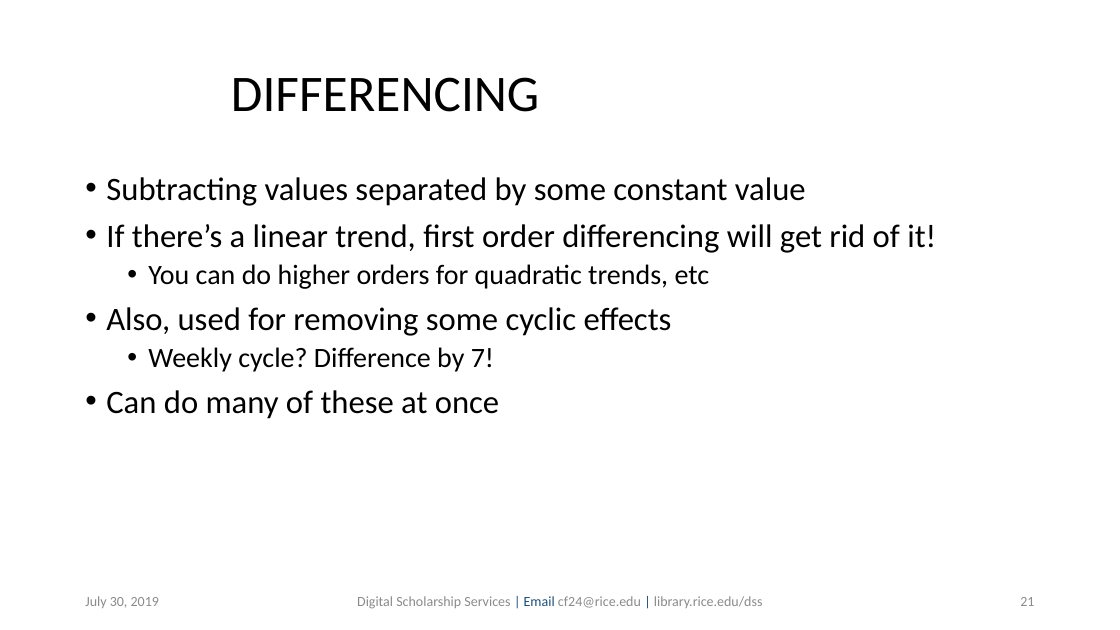
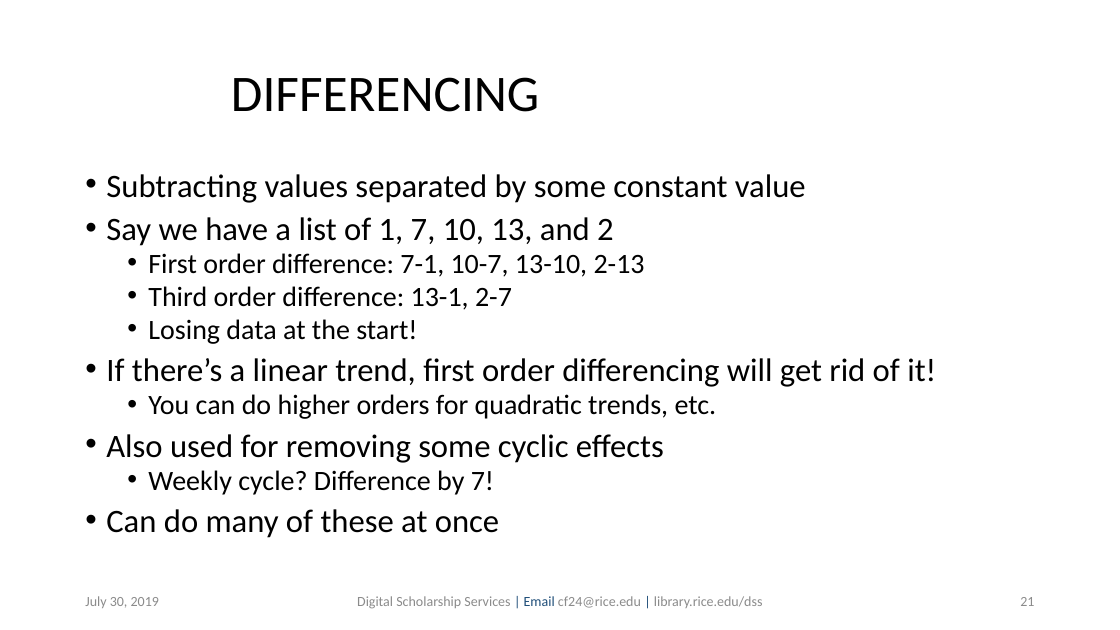
Before and after one commit to bakitybacon/rice-data-and-donuts, a slide deck: slide 21 of tsa/Introduction to Time Series Analysis.pptx. Drawn at 1120x630 pixels with LibreOffice and Linux fonts; fonts in the diff are those of the drawing; background and template pictures are left out. Boxes give left, top, right and bottom in pixels: in the first picture for what was removed or moved away, otherwise in the second. Text is boxed around its words. In the diff, an @@ line names an element or a change of style, - is before the commit and + after.

```diff
--- a/tsa/Introduction to Time Series Analysis.pptx
+++ b/tsa/Introduction to Time Series Analysis.pptx
@@ text at [106,174,936,538]: line spacing 0.9 to 0.8 @@
@@ text at [106,217,645,344]: paragraphs added @@
+• Say we have a list of 1, 7, 10, 13, and 2
+  • First order difference: 7-1, 10-7, 13-10, 2-13
+  • Third order difference: 13-1, 2-7
+  • Losing data at the start!
@@ text at [106,394,717,463]: text changed @@
-  • You can do higher orders for quadratic trends, etc
-• Also, used for removing some cyclic effects
+  • You can do higher orders for quadratic trends, etc.
+• Also used for removing some cyclic effects
```
Also in this commit, not shown: 4 other slides changed, 3 slides added.
